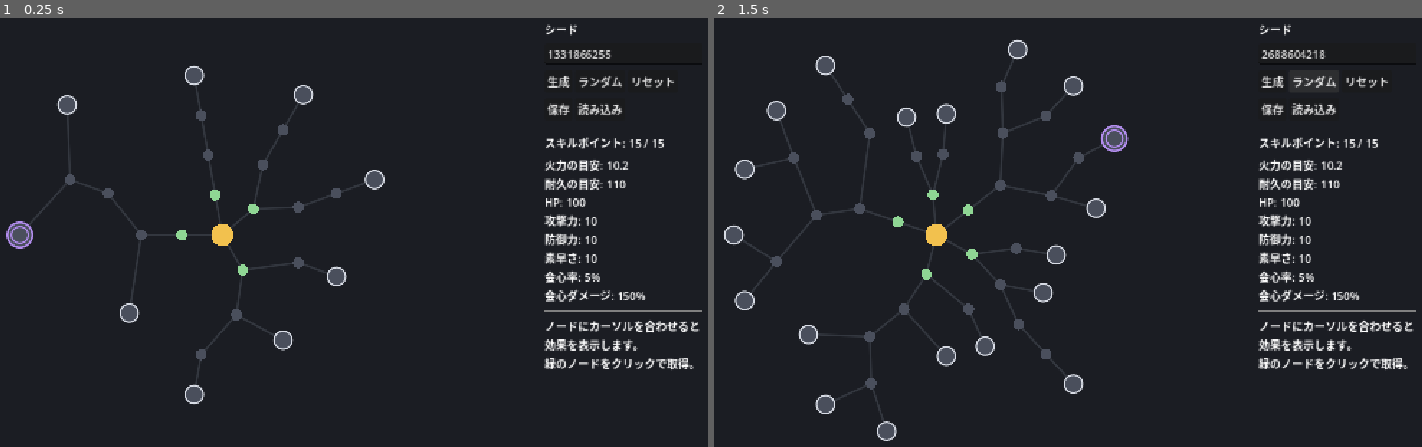
Above: before the commit, frames 1-2 (left to right).
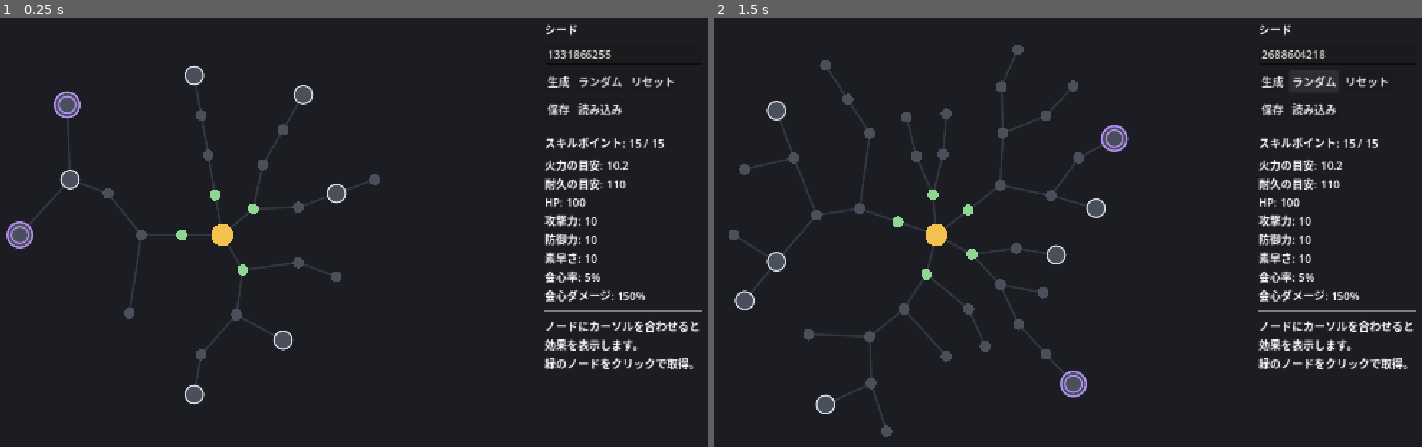
Above: after the commit, the same moments.

Repository: shuhei0916/all-about-skill-tree
Game: Godot game, scene res://main.tscn
Two runs of this game, one before a commit and one after it. Both use one fixed random seed, a clock stepped at 60 frames per second and the inputs below.
Inputs:
- Up to frame 1 (0.25 s): no input
- Up to frame 2 (1.5 s): click "生成" at 0.5 s; click "ランダム" at 1.25 s

The runs differ from the first frame. In frame 1, 0.5% of the frame differs, in the area x 7-55%, y 17-72%; in frame 2, 1.1%, in the area x 1-53%, y 4-99%.

Commit message:
ノータブルを枝の途中にも置き、末端の一部を小ノードにした
Co-Authored-By: Claude Opus 5.5 <noreply@anthropic.com>

Diff:
--- a/src/skill_tree_generator.gd
+++ b/src/skill_tree_generator.gd
@@ -1,7 +1,8 @@
 class_name SkillTreeGenerator
 extends RefCounted
 ## シードからスキルツリーを生成する。
-## まず木の形を作り、その後で末端を目的地（notable / keystone）、道中を small にして効果を割り当てる。
+## まず木の形を作り、その後で種類と効果を割り当てる。
+## keystone は遠い末端に置き、notable は末端と道中の両方に置く（PoE2の配置に倣う）。
 
 var max_depth := 5
 var min_branches := 3
@@ -9,6 +10,9 @@
 var max_children := 2
 ## 1つのツリーに置くキーストーンの数 [最小, 最大]
 var keystone_count := [1, 2]
+## 枝の途中・末端のノードがnotableになる確率
+var notable_chance_on_path := 0.15
+var notable_chance_at_leaf := 0.45
 
 ## flat効果の値の範囲 [最小, 最大]。会心系は固定値だと分かりにくいので %系の効果だけにする。
 const FLAT_RANGE := {
@@ -74,6 +78,8 @@
 			continue
 		if tree.children_of(node.id).is_empty():
 			leaves.append(node)
+		elif node.depth >= 2 and rng.randf() < notable_chance_on_path:
+			_make_notable(node, rng)
 		else:
 			_make_small(node, rng)
 
@@ -85,8 +91,10 @@
 	for i in leaves.size():
 		if i < count:
 			_make_keystone(leaves[i], keystones[i])
+		elif rng.randf() < notable_chance_at_leaf:
+			_make_notable(leaves[i], rng)
 		else:
-			_make_notable(leaves[i], rng)
+			_make_small(leaves[i], rng)
 
 
 func _make_small(node: SkillNode, rng: RandomNumberGenerator) -> void:
--- a/test/unit/test_skill_tree_generator.gd
+++ b/test/unit/test_skill_tree_generator.gd
@@ -104,11 +104,41 @@
 		assert_false(_nodes_of_kind(tree, "keystone").is_empty(), "seed %d" % seed)
 
 
-func test_notableとkeystoneは枝の末端に置かれる():
-	var tree := generator.generate(1)
+func test_keystoneは枝の末端に置かれる():
+	for seed in 20:
+		var tree := generator.generate(seed)
 
-	for node in _nodes_of_kind(tree, "notable") + _nodes_of_kind(tree, "keystone"):
-		assert_true(tree.children_of(node.id).is_empty(), "ノード%dの先にまだノードがある" % node.id)
+		for node in _nodes_of_kind(tree, "keystone"):
+			assert_true(tree.children_of(node.id).is_empty(), "seed %d: ノード%dの先にまだノードがある" % [seed, node.id])
+
+
+func _count_over_seeds(predicate: Callable) -> int:
+	var count := 0
+	for seed in 20:
+		var tree := generator.generate(seed)
+		count += tree.nodes.filter(func(n: SkillNode): return predicate.call(tree, n)).size()
+	return count
+
+
+func test_notableは枝の途中にも置かれる():
+	var count := _count_over_seeds(func(tree: SkillTree, n: SkillNode):
+		return n.kind == "notable" and not tree.children_of(n.id).is_empty())
+
+	assert_gt(count, 0)
+
+
+func test_末端にはsmallも置かれる():
+	var count := _count_over_seeds(func(tree: SkillTree, n: SkillNode):
+		return n.kind == "small" and tree.children_of(n.id).is_empty())
+
+	assert_gt(count, 0)
+
+
+func test_notableはルート以外のノードの3割以下():
+	var notables := _count_over_seeds(func(_t: SkillTree, n: SkillNode): return n.kind == "notable")
+	var non_root := _count_over_seeds(func(_t: SkillTree, n: SkillNode): return n.kind != "root")
+
+	assert_lte(float(notables) / non_root, 0.3)
 
 
 func test_smallはflatかincreasedを1つ持つ():
Not shown, changed: todo.md
